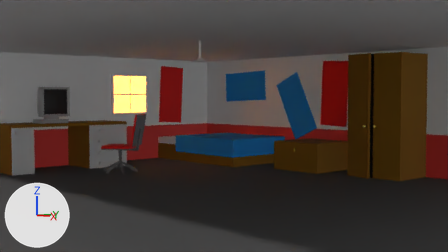
Renders of the Blender file Blender/QuickWorksWhereIDeleteShitWhenIDontNeedItMoreThanOnce.blend from each side of a commit.
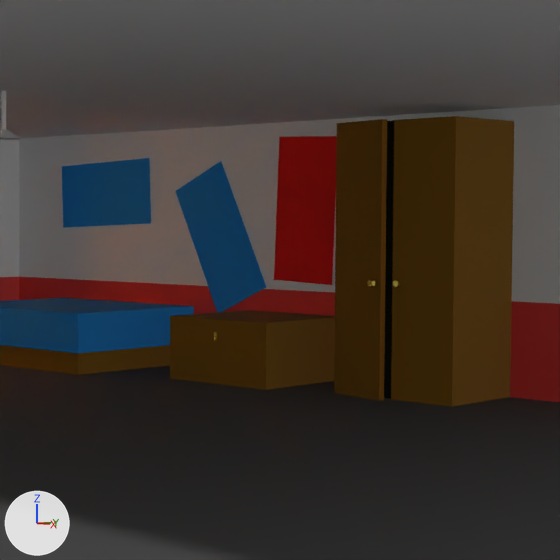
Each version is shown from the file's camera 'Camera', then close up on the part from 44% to 100% of the width and 0% to 99% of the height. Arrows for +X, +Y and +Z are at lower left; the lights stay in place.

Names of what the first close-up shows: 'Bed', 'Chest', 'Cube', 'Poster.001', 'Poster.002', 'Poster.003', 'Wardrobe'.
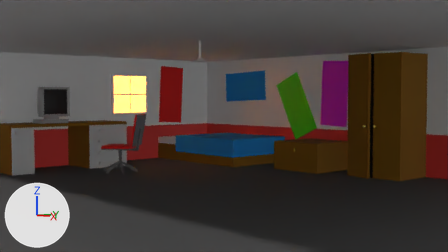
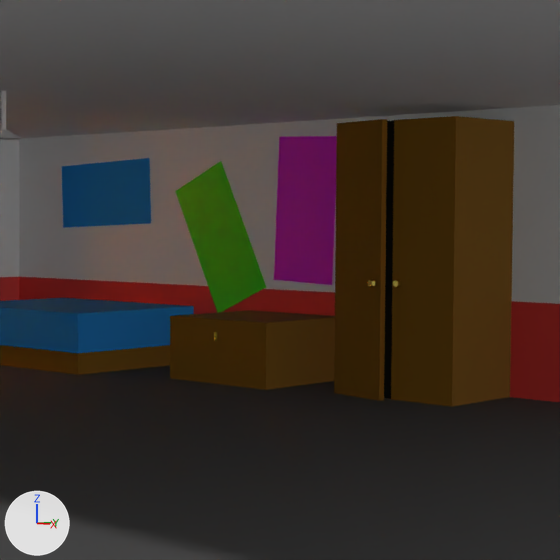
Changed parts and their boxes [x1, y1, x2, y2] in the close-ups (560 x 560 px):
```json
{"object": "Poster.003", "change": "recoloured", "before": [274, 136, 337, 285], "after": [274, 136, 337, 285]}
{"object": "Poster.002", "change": "recoloured", "before": [176, 161, 266, 313], "after": [176, 161, 266, 313], "on screen": "blue to green"}
```

Scene script edits in JSON lines:
```json
{"op": "add", "block": "mat_pink", "code": ["mat_pink = principled_material('Pink')", "mat_pink.base_color = (0.8, 0.0, 0.744)  # pink #e700e0"]}
{"op": "add", "block": "mat_green", "code": ["mat_green = principled_material('Green')", "mat_green.base_color = (0.0558, 0.8, 0.0)  # green #43e700"]}
{"block": "me_plane_002", "where": "me_plane_002.from_pydata(...)  # 4 vertices, 1 face; spans x -0.555..0.555, y -0.303..0.303, z 0.0"}
{"op": "remove", "block": "me_plane_002", "code": "me_plane_002.materials.append(mat_blue)  # blue #1c92e7"}
{"op": "add", "block": "me_plane_002", "code": "me_plane_002.materials.append(mat_green)  # green #43e700"}
{"block": "me_plane_003", "where": "me_plane_003.from_pydata(...)  # 4 vertices, 1 face; spans x -0.555..0.555, y -0.303..0.303, z 0.0"}
{"op": "remove", "block": "me_plane_003", "code": "me_plane_003.materials.append(mat_red)  # red #e70600"}
{"op": "add", "block": "me_plane_003", "code": "me_plane_003.materials.append(mat_pink)  # pink #e700e0"}
```
